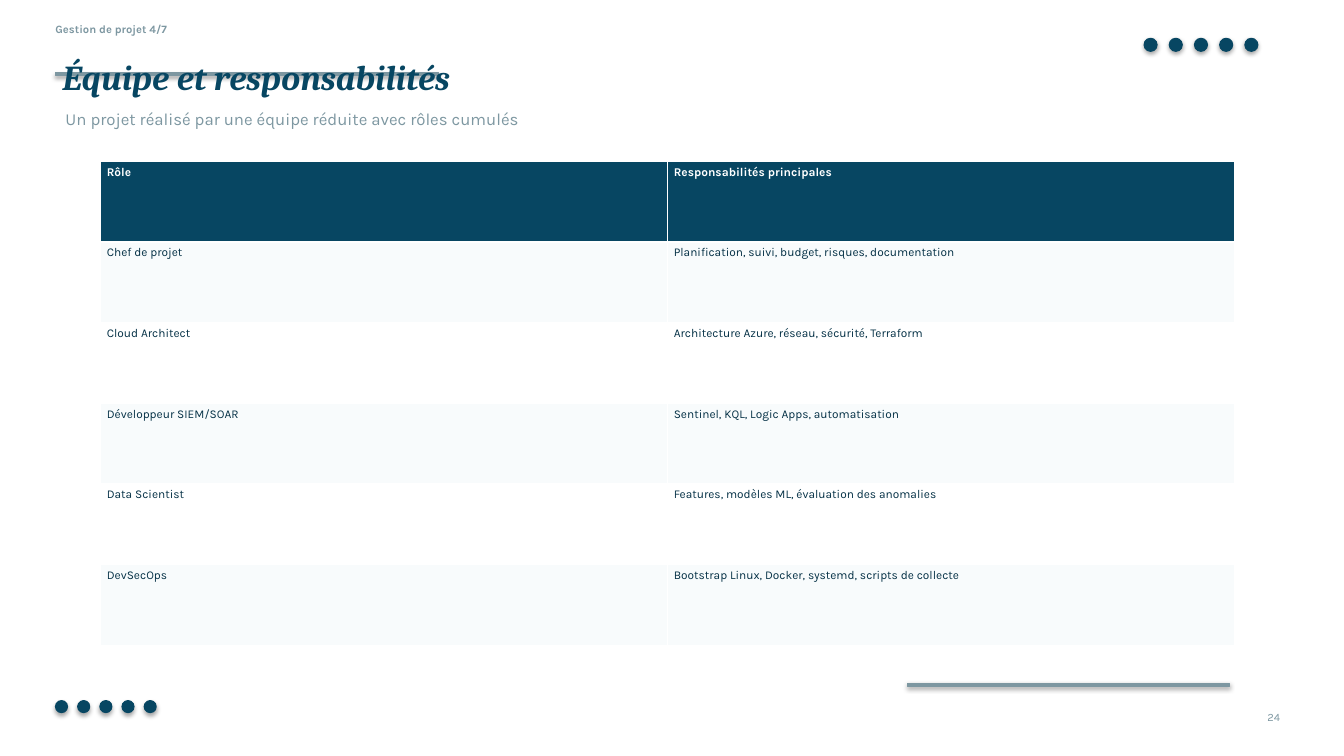
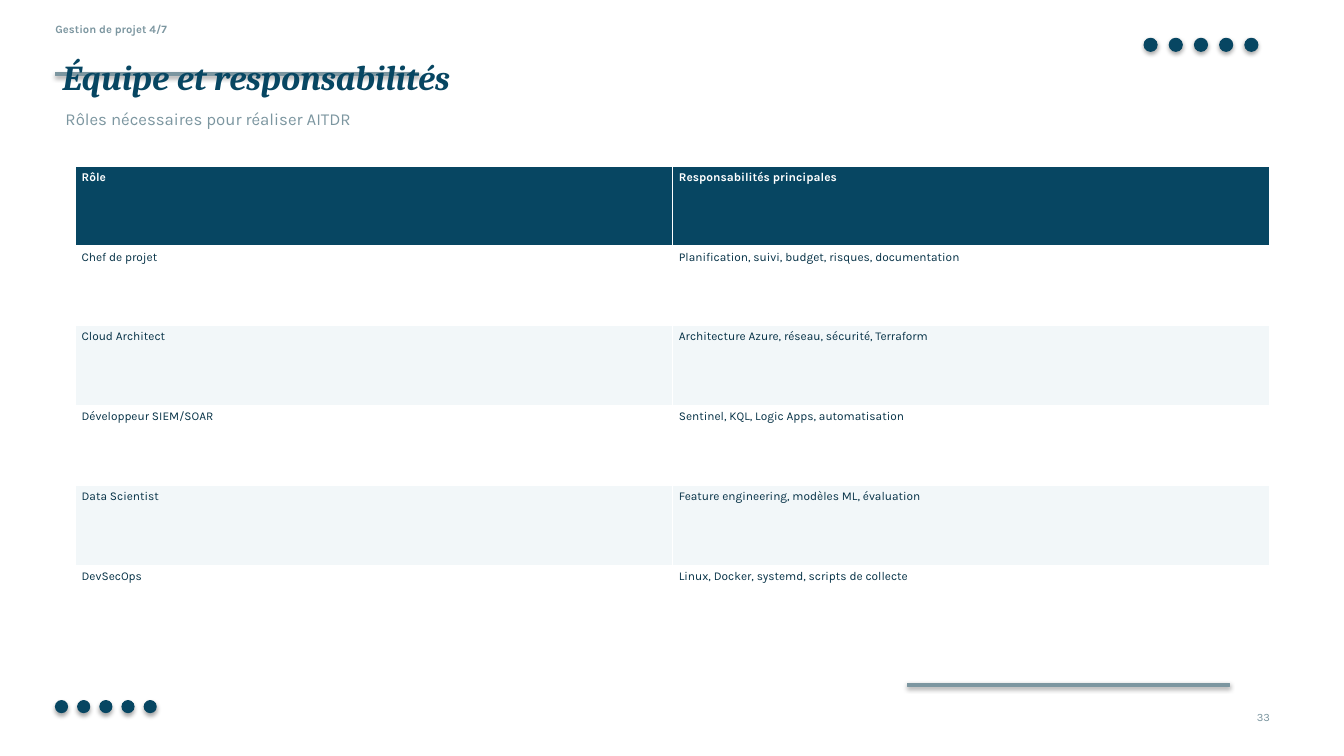
Before and after one commit to slayqueearikma-beep/test, a slide deck: slide 33 of presentation/AITDR_completed_after_slide_13.pptx (slide 24 before the commit). Drawn at 1344x756 pixels with LibreOffice and Linux fonts; fonts in the diff are those of the drawing. Boxes give left, top, right and bottom in pixels: in the first picture for what was removed or moved away, otherwise in the second. Text is boxed around its words. In the diff, an @@ line names an element or a change of style, - is before the commit and + after.

```diff
--- a/presentation/AITDR_completed_after_slide_13.pptx
+++ b/presentation/AITDR_completed_after_slide_13.pptx
@@ rectangle resized from (x1=55, y1=73, x2=439, y2=76) to (x1=55, y1=73, x2=418, y2=76) @@
@@ rectangle at (x1=55, y1=73, x2=418, y2=76): fill #7D97A1 to #7C96A0; outline #7D97A1 0.75 pt to #7C96A0 0.75 pt @@
@@ text at (x1=65, y1=112, x2=351, y2=129): text changed; text colour #7D97A1 to #7C96A0 @@
-Un projet réalisé par une équipe réduite avec rôles cumulés
+Rôles nécessaires pour réaliser AITDR
@@ table at (x1=76, y1=166, x2=1269, y2=645) @@
-row 5, column 2: Features, modèles ML, évaluation des anomalies
+row 5, column 2: Feature engineering, modèles ML, évaluation
-row 6, column 2: Bootstrap Linux, Docker, systemd, scripts de collecte
+row 6, column 2: Linux, Docker, systemd, scripts de collecte
@@ fill #F8FBFC to #FFFFFF in 6 cells @@
@@ fill #FFFFFF to #F2F7F9 in 4 cells @@
@@ table resized from (x1=101, y1=161, x2=1234, y2=645) to (x1=76, y1=166, x2=1269, y2=645) @@
@@ text at (x1=1257, y1=714, x2=1270, y2=721): text changed; text colour #7D97A1 to #7C96A0 @@
-24
+33
```
Also in this commit, not shown: 12 other slides changed, 25 slides added, 14 slides removed.
